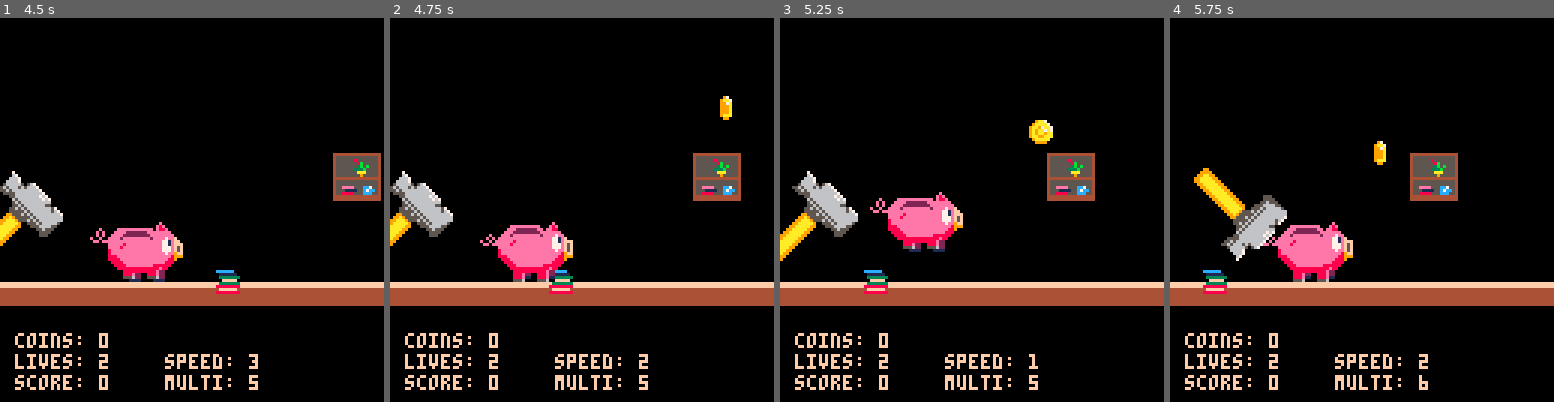
Above: before the commit, frames 1-4 (left to right).
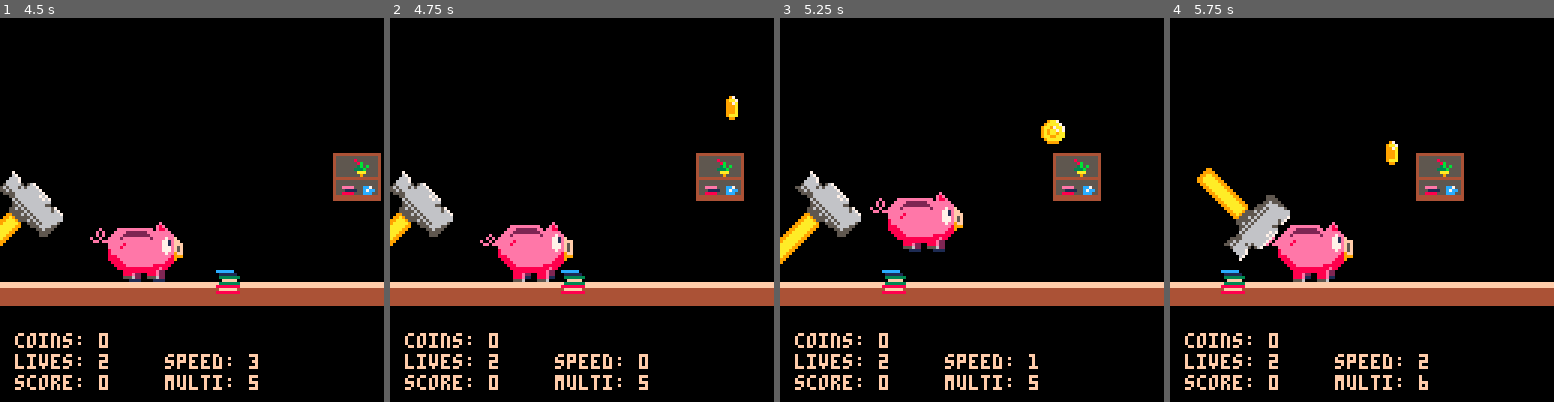
Above: after the commit, the same moments.

Repository: Houzvicka/ld44
Game: PICO-8 cartridge piggy.p8
Two runs of this game, one before a commit and one after it. Both use one fixed random seed, a clock stepped at 60 frames per second and the inputs below.
Inputs:
- Up to frame 1 (4.5 s): tap X (X key) at 0.33, 1.07, 1.85, 2.97, 4.08 s; tap O (Z key) at 0.7, 1.7, 2.1, 2.5, 2.9, 3.3, 3.7, 4.1 s; hold Right 1.6-2.1 s; hold Up 2.15-2.42 s; hold Right 2.47-3.03 s; hold Left 3.08-3.58 s; hold Right from 4.02 s (still down)
- Up to frame 2 (4.75 s): tap O (Z key) at 4.5 s; release Right at 4.68 s; hold Up from 4.73 s (still down)
- Up to frame 3 (5.25 s): tap O (Z key) at 4.9 s; release Up at 5.03 s; hold Left from 5.08 s (still down); tap X (X key) at 5.2 s
- Up to frame 4 (5.75 s): tap O (Z key) at 5.3, 5.7 s; release Left at 5.68 s

Frame 1 is identical in both runs. In frame 2, 1.2% of the frame differs, in the area x 41-93%, y 20-91%; in frame 3, 2.9%, in the area x 0-84%, y 26-72%; in frame 4, 2.8%.

Commit message:
Update piggy.p8

Diff:
--- a/piggy.p8
+++ b/piggy.p8
@@ -556,7 +556,7 @@
 
 function move_obs()
  for i in all(obstacles) do
-  	if(i.x == player.x+28 and player.y == 65)
+  	if(abs(i.x-(player.x+26)) < 2  and abs(player.y - 64) < 2)
 		 then
 		  player.stuck = true
 		  bg=0
Not shown, changed: the sound effects (__sfx__) section of piggy.p8
